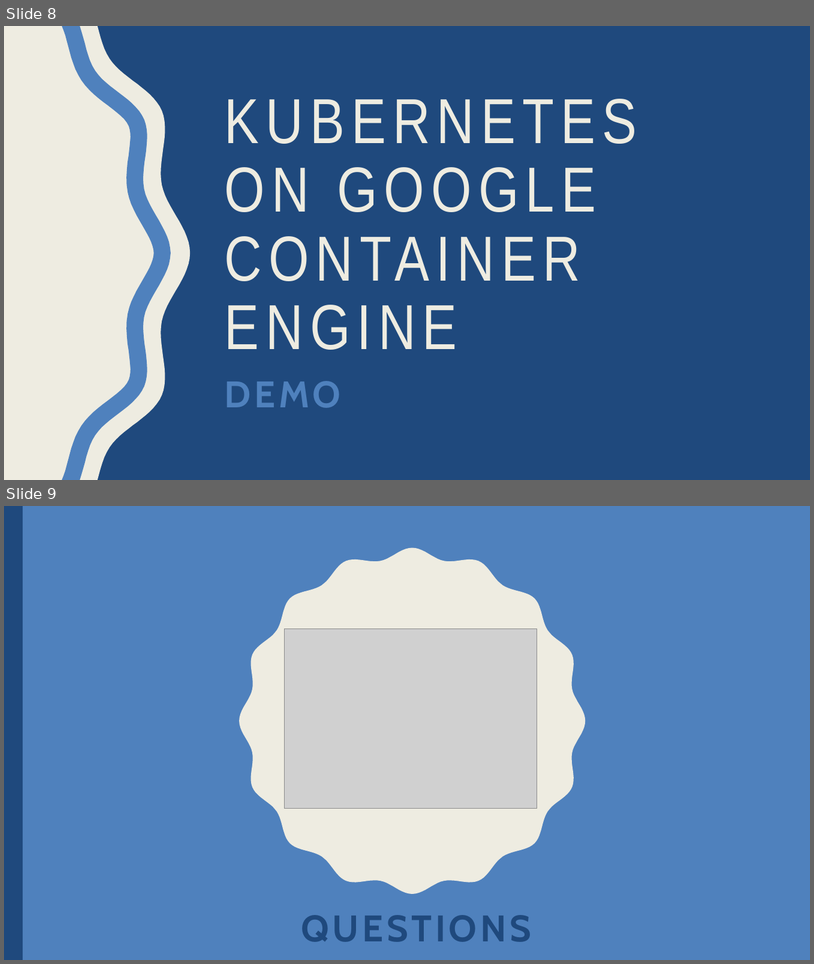
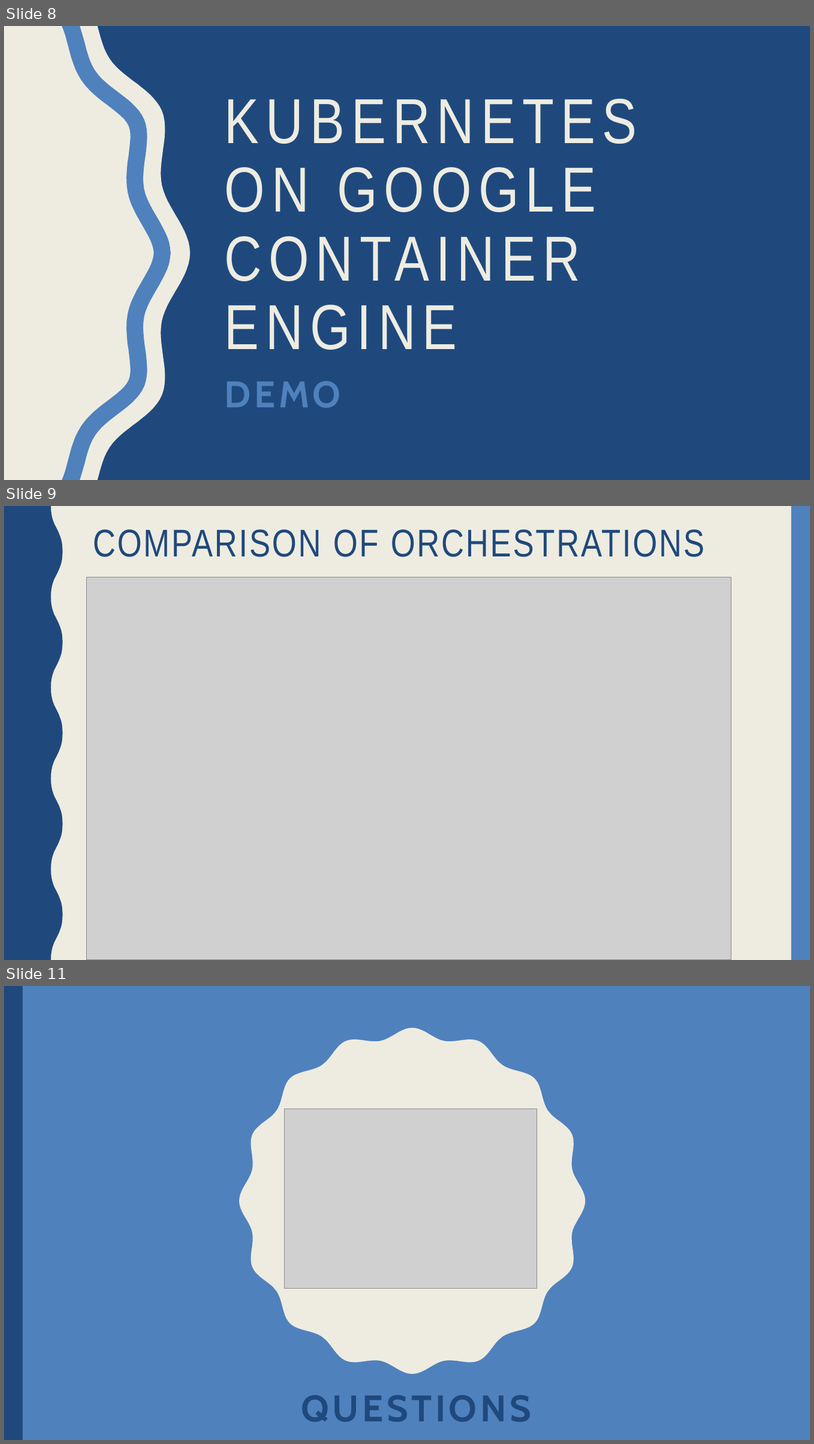
Before and after one commit to agsarthak/kubernets_datascience, a slide deck: Team9-ppt.pptx. Shown one above the other, each under a label of ours: slides 8 and 9 before the commit, slides 8, 9 and 11 after it; the slides between them are not shown. The pictures are 814x964 and 814x1444 pixels, drawn with LibreOffice and Linux fonts; fonts in the diff are those of the drawing; grey boxes stand for pictures. Boxes give left, top, right and bottom in pixels: in the first picture for what was removed or moved away, otherwise in the second. Text is boxed around its words. In the diff, an @@ line names an element or a change of style, - is before the commit and + after.

```diff
--- a/Team9-ppt.pptx
+++ b/Team9-ppt.pptx
@@ slide 9 added at (x1=4, y1=506, x2=810, y2=960), background #EEECE1 @@
@@ freeform shape added at (x1=4, y1=506, x2=63, y2=960), fill #1F497D @@
@@ rectangle added at (x1=792, y1=506, x2=810, y2=960), fill #4F81BD @@
@@ title added at (x1=93, y1=529, x2=705, y2=557), 45.9 pt, text #1F497D @@
+COMPARISON OF ORCHESTRATIONS
@@ picture added at (x1=87, y1=577, x2=732, y2=960) @@
@@ what was slide 9 is now slide 11 @@
```
Also in this commit, not shown: 1 other slide added.
